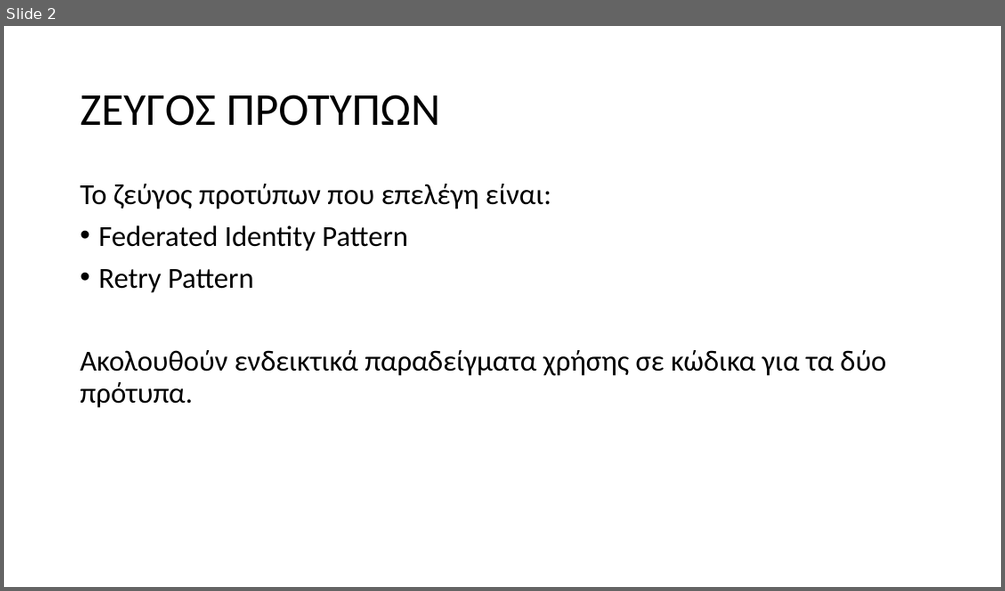
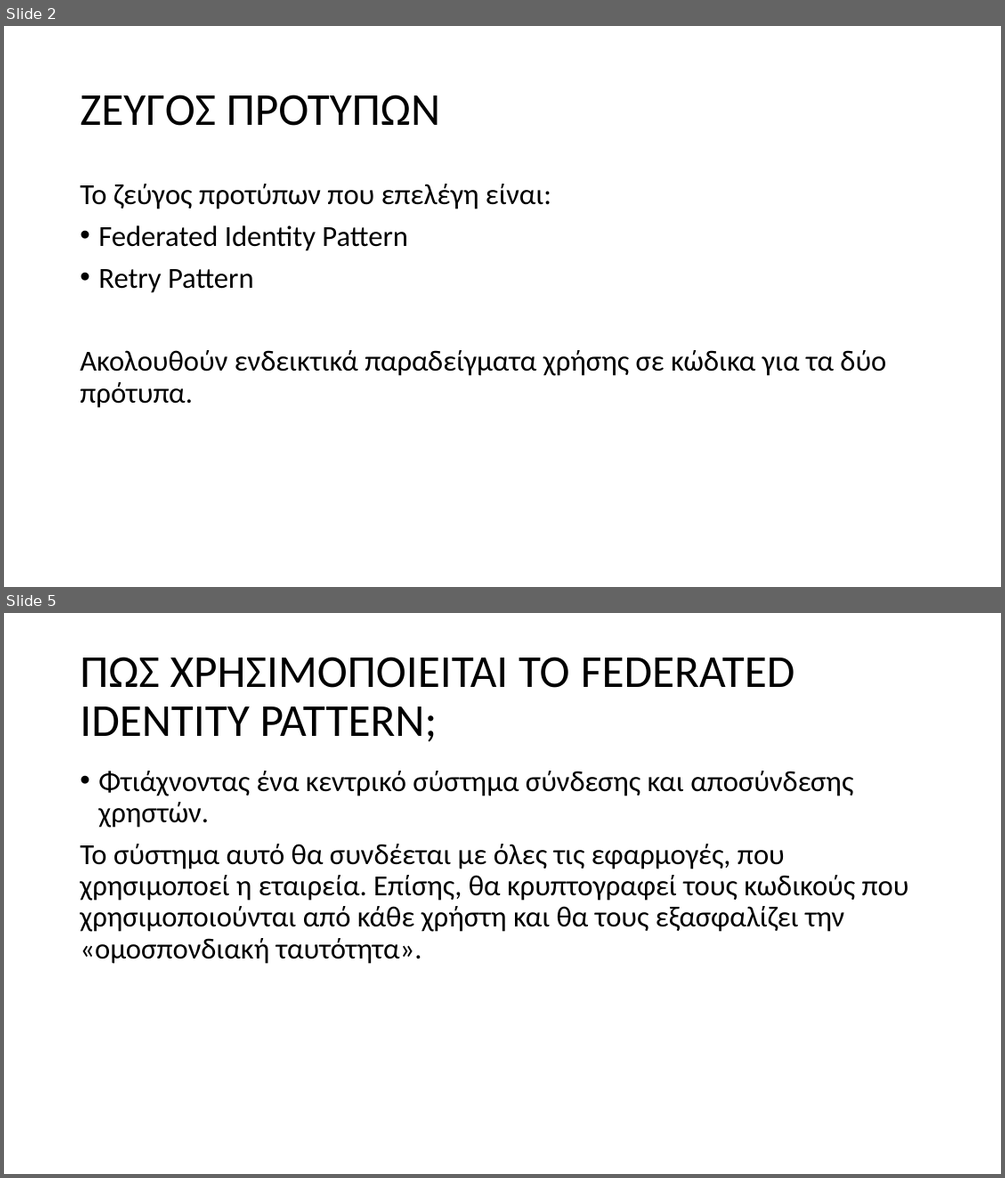
Before and after one commit to GeorgeMC2610/Design-Patterns, a slide deck: Exercise 3/Microsoft Design Patterns/Microsoft Design Patterns.pptx. Shown one above the other, each under a label of ours: slide 2 before the commit, slides 2 and 5 after it; the slides between them are not shown. The pictures are 1005x591 and 1005x1178 pixels, drawn with LibreOffice and Linux fonts; fonts in the diff are those of the drawing. Boxes give left, top, right and bottom in pixels: in the first picture for what was removed or moved away, otherwise in the second. Text is boxed around its words. In the diff, an @@ line names an element or a change of style, - is before the commit and + after.

Commit message:
επεξήγηση του federated identity pattern

```diff
--- a/Exercise 3/Microsoft Design Patterns/Microsoft Design Patterns.pptx
+++ b/Exercise 3/Microsoft Design Patterns/Microsoft Design Patterns.pptx
@@ slide 5 added at [4, 613, 1001, 1174], background #FFFFFF @@
@@ title added at [80, 657, 794, 742], 44 pt, text #000000 @@
+ΠΩΣ ΧΡΗΣΙΜΟΠΟΙΕΙΤΑΙ ΤΟ FEDERATED IDENTITY PATTERN;
@@ text added at [80, 771, 909, 964], 28 pt, text #000000 @@
+• Φτιάχνοντας ένα κεντρικό σύστημα σύνδεσης και αποσύνδεσης χρηστών.
+Το σύστημα αυτό θα συνδέεται με όλες τις εφαρμογές, που χρησιμοποεί η εταιρεία. Επίσης, θα κρυπτογραφεί τους κωδικούς που χρησιμοποιούνται από κάθε χρήστη και θα τους εξασφαλίζει την «ομοσπονδιακή ταυτότητα».
```
Also in this commit, not shown: 1 slide changed, 2 other slides added.
